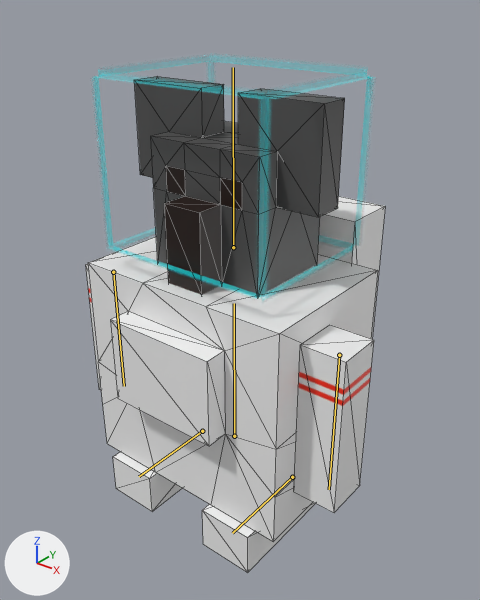
An edit to the Blender file project/GameResources/Models/ParentKoala/ParentKoala.blend, drawn before and after from the same camera.
Both versions are drawn from a 50 mm lens placed at (1.167, -1.429, 1.088), pointed at (0.012, 0.015, 0.193). Every picture has the same lights, and +X, +Y and +Z are marked at lower left. The bones that bend it are drawn over the model as lines. Mesh edges are drawn as thin lines.

In view in the first picture: 'Arm'.
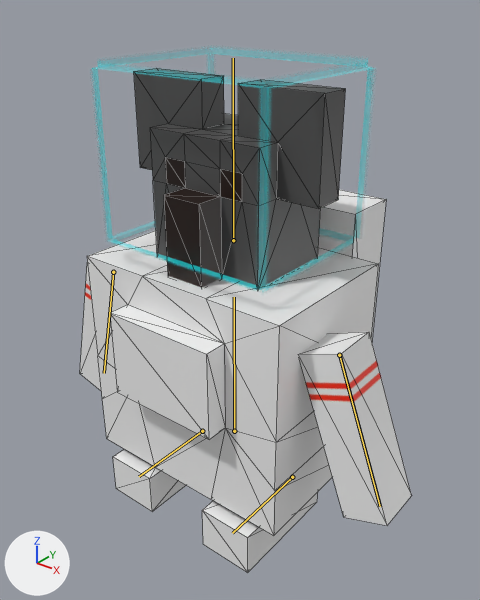
The newer file adds an action. The first version stands in its rest pose; the second is drawn at frame 15 of the action 'Stundby'.

What the commit changed:
Bone 'ボーン' (bone_ボーン) moves from (0.0, 0.0, 0.0) to (0.0, 0.022, 0.0).
Bone 'ボーン.001' (bone_ボーン_001) turns from (0, 0, 0) to (0, 0, -21) degrees about its own x, y and z.
Bone 'ボーン.002' (bone_ボーン_002) turns from (0, 0, 0) to (0, 0, 14) degrees about its own x, y and z.
Bone 'ボーン.005' (bone_ボーン_005) moves from (0.0, 0.0, 0.0) to (0.0, 0.023, 0.0).

Boxes [x1, y1, x2, y2] around the edits, measured in the pictures (480 x 600 px):
'Arm', posed (11% wider)
    before: [86, 76, 385, 573]
    after: [80, 68, 411, 573]
bone 'ボーン', root to tip
    before: (234, 436) to (234, 303)
    after: (234, 431) to (234, 297)
bone 'ボーン.001', root to tip
    before: (339, 355) to (329, 489)
    after: (339, 355) to (380, 506)
bone 'ボーン.002', root to tip
    before: (113, 272) to (124, 386)
    after: (113, 272) to (104, 373)
bone 'ボーン.005', root to tip
    before: (233, 247) to (233, 67)
    after: (233, 240) to (233, 58)
